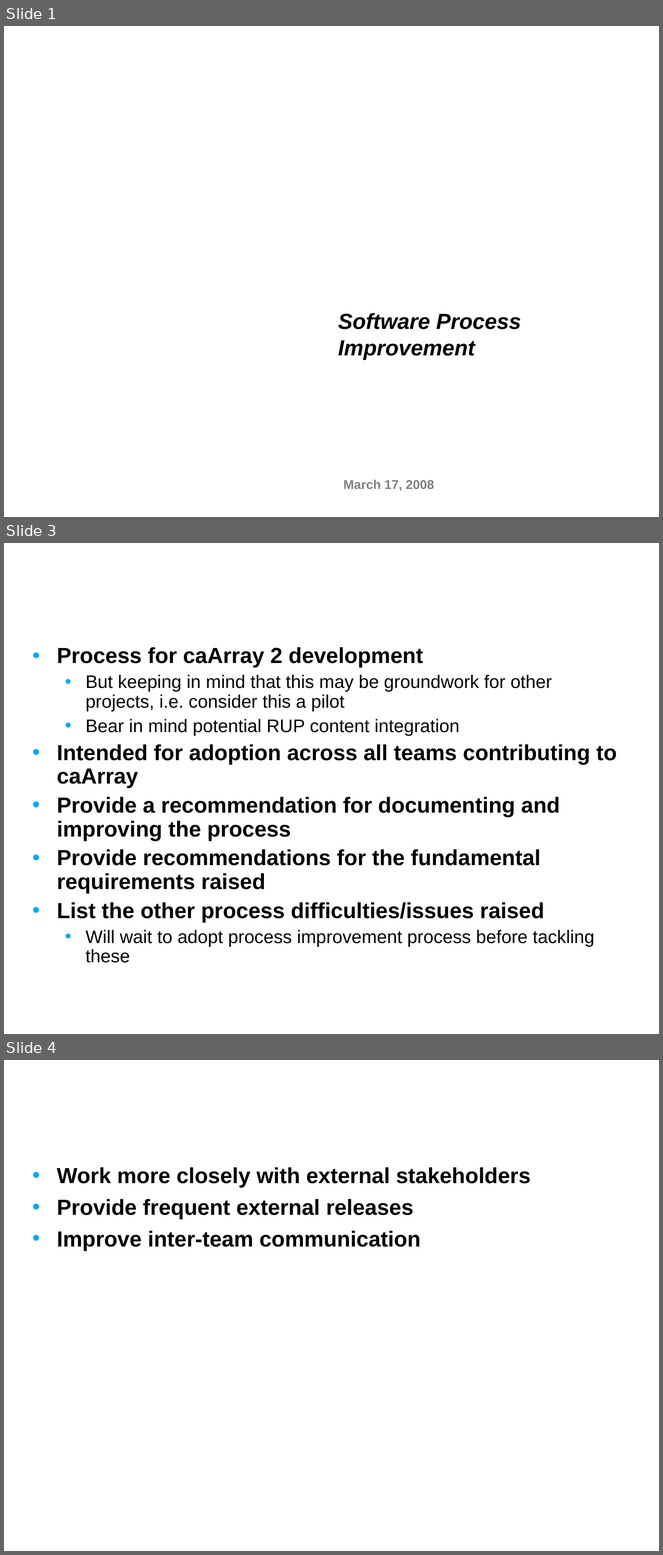
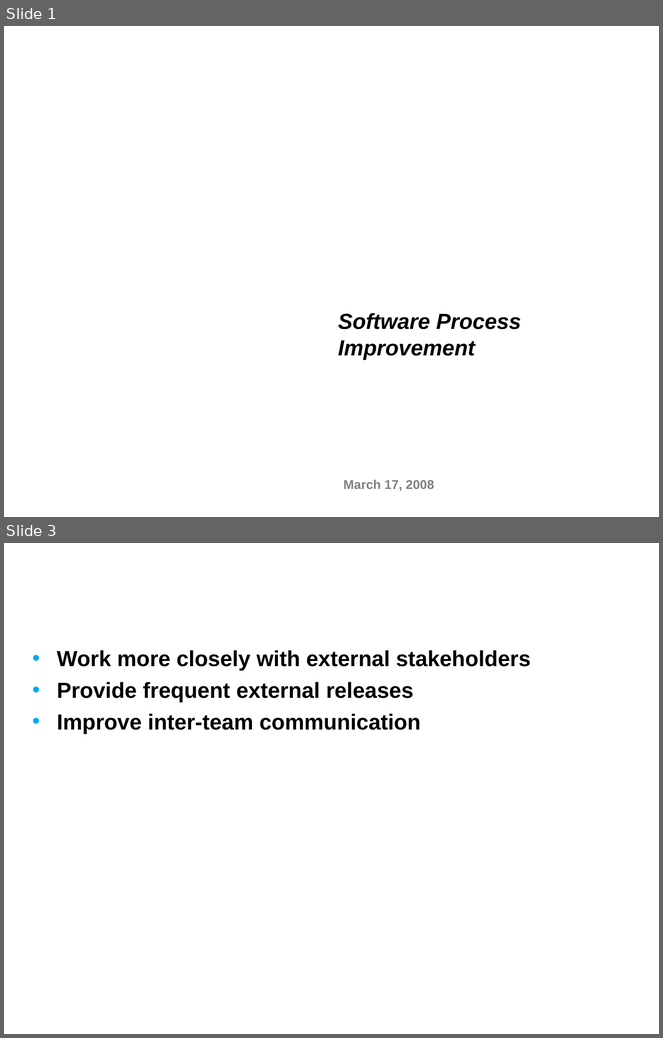
Before and after one commit to NCIP/caarray-docs, a slide deck: environment/references/process_improvement_proposal.ppt. Shown one above the other, each under a label of ours: slides 1, 3 and 4 before the commit, slides 1 and 3 after it; the slides between them are not shown. The pictures are 663x1555 and 663x1038 pixels, drawn with LibreOffice and Linux fonts; fonts in the diff are those of the drawing; background and template pictures are left out. Boxes give left, top, right and bottom in pixels: in the first picture for what was removed or moved away, otherwise in the second. Text is boxed around its words. In the diff, an @@ line names an element or a change of style, - is before the commit and + after.

Commit message:
Split out and revised process governance approach

```diff
--- a/environment/references/process_improvement_proposal.ppt
+++ b/environment/references/process_improvement_proposal.ppt
@@ slide 3 removed at (4, 543, 659, 1034), background picture (left out) @@
@@ title removed at (26, 543, 517, 619) @@
-Scope
@@ text removed at (57, 647, 617, 963) @@
-• Process for caArray 2 development
-  • But keeping in mind that this may be groundwork for other projects, i.e. consider this a pilot
-  • Bear in mind potential RUP content integration
-• Intended for adoption across all teams contributing to caArray
-• Provide a recommendation for documenting and improving the process
-• Provide recommendations for the fundamental requirements raised
-• List the other process difficulties/issues raised
-  • Will wait to adopt process improvement process before tackling these
@@ what was slide 4 is now slide 3 @@
```
Also in this commit, not shown: 2 slides changed, 4 other slides removed, 1 other file.
